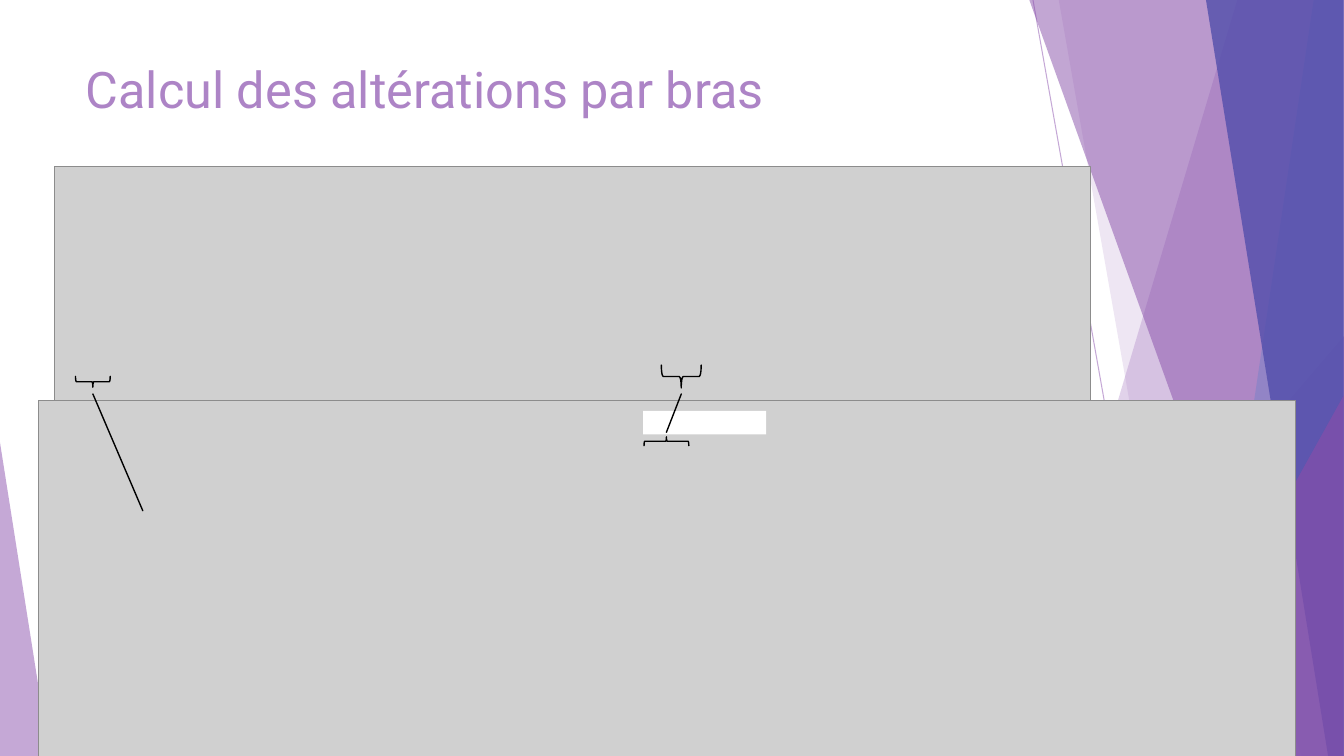
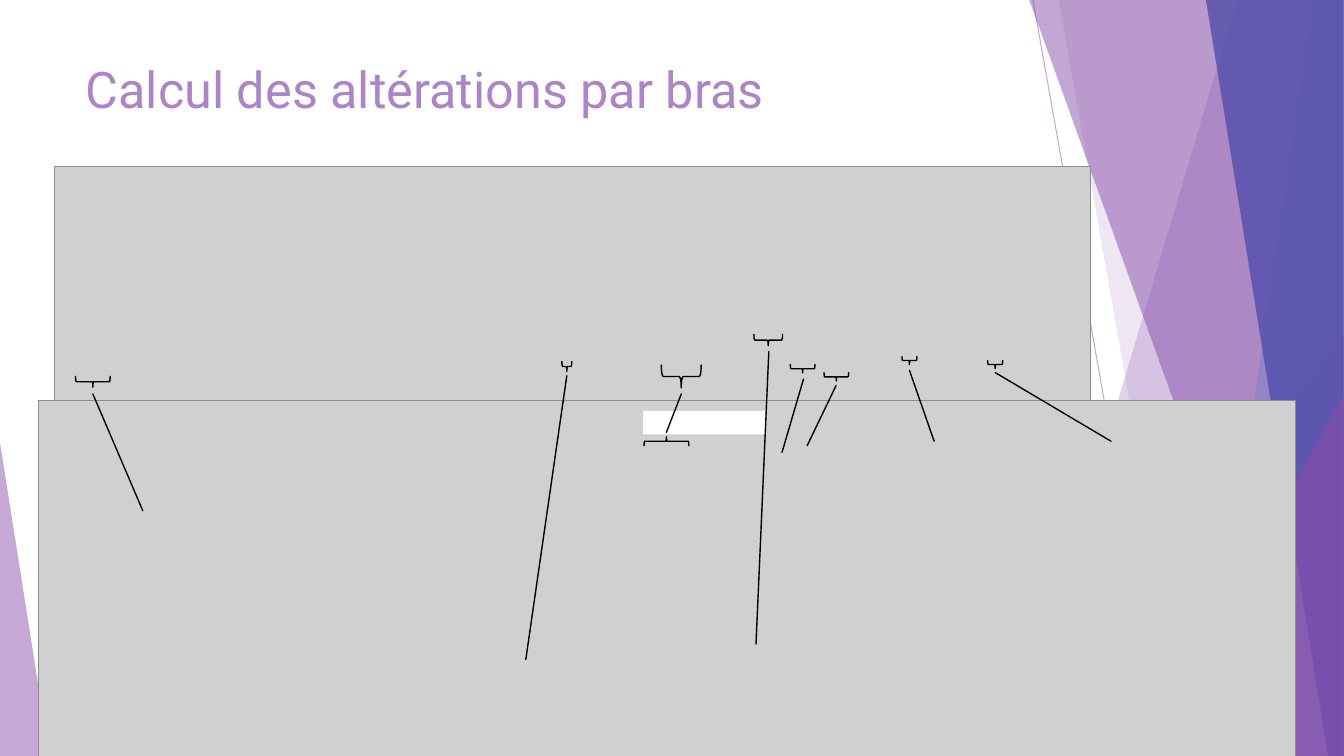
Before and after one commit to Elie-Bordron/DEA-dataviz, a slide deck: slide 13 of docs/docs_I_made/slides/OncoscanR.pptx. Drawn at 1344x756 pixels with LibreOffice and Linux fonts; fonts in the diff are those of the drawing; grey boxes stand for pictures. Boxes give left, top, right and bottom in pixels: in the first picture for what was removed or moved away, otherwise in the second. Text is boxed around its words. In the diff, an @@ line names an element or a change of style, - is before the commit and + after.

```diff
--- a/docs/docs_I_made/slides/OncoscanR.pptx
+++ b/docs/docs_I_made/slides/OncoscanR.pptx
@@ left brace added at (x1=755, y1=334, x2=783, y2=345), outline #000000 1 pt @@
@@ line added from (769, 352) to (756, 644), #000000 1 pt @@
@@ left brace added at (x1=902, y1=356, x2=917, y2=364), outline #000000 1 pt @@
@@ line added from (567, 376) to (526, 659), #000000 1 pt @@
@@ left brace added at (x1=562, y1=362, x2=572, y2=372), outline #000000 1 pt @@
@@ line added from (804, 379) to (782, 453), #000000 1 pt @@
@@ left brace added at (x1=790, y1=365, x2=815, y2=373), outline #000000 1 pt @@
@@ line added from (836, 386) to (808, 446), #000000 1 pt @@
@@ left brace added at (x1=825, y1=373, x2=849, y2=381), outline #000000 1 pt @@
@@ line added from (909, 370) to (935, 442), #000000 1 pt @@
@@ left brace added at (x1=988, y1=360, x2=1003, y2=369), outline #000000 1 pt @@
@@ line added from (995, 373) to (1111, 442), #000000 1 pt @@
```
Also in this commit, not shown: 3 other slides changed, 15 other files.
